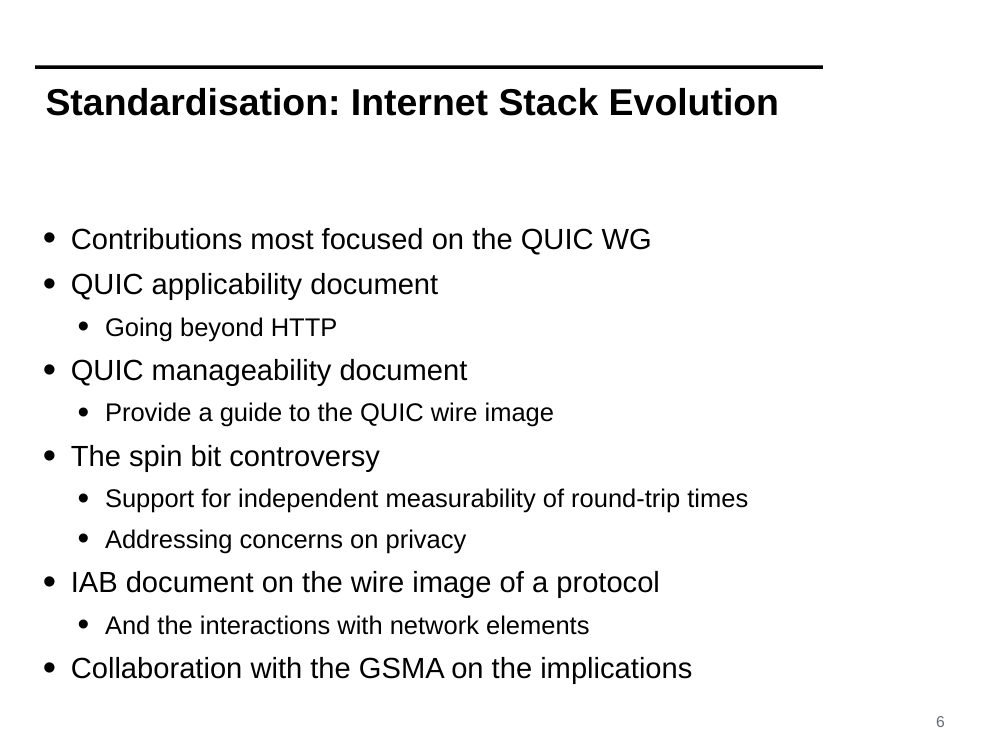
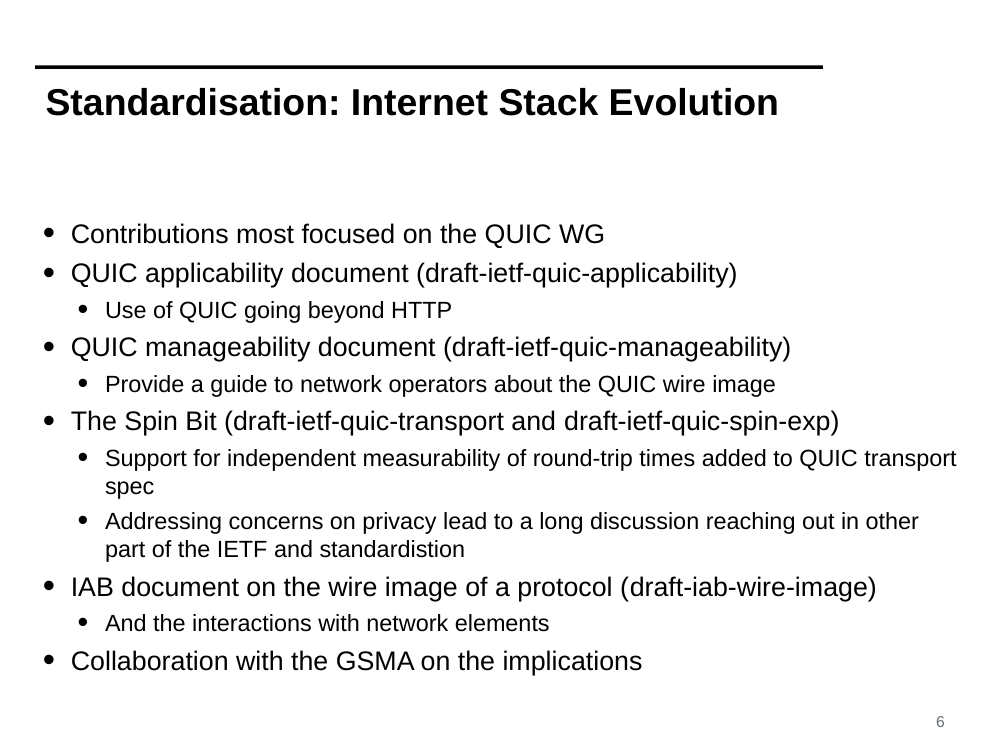
Before and after one commit to mami-project/roadshows, a slide deck: slide 6 of review3-brussels/WP4-ReviewFinal.pptx. Drawn at 1008x756 pixels with LibreOffice and Linux fonts; fonts in the diff are those of the drawing; background and template pictures are left out. Boxes give left, top, right and bottom in pixels: in the first picture for what was removed or moved away, otherwise in the second. Text is boxed around its words. In the diff, an @@ line names an element or a change of style, - is before the commit and + after.

Commit message:
wording edits by Mirja

```diff
--- a/review3-brussels/WP4-ReviewFinal.pptx
+++ b/review3-brussels/WP4-ReviewFinal.pptx
@@ text at [71, 223, 643, 675]: size 29.6 to 27.2 pt in "Contributions most focused on the QUIC WG", "Collaboration with the GSMA on the implications"; size 25.9 to 23.8 pt in "And the interactions with network elements"; line spacing 1.1 to 1 @@
@@ text at [71, 262, 956, 601]: text changed; size 25.9 to 23.8 pt @@
-• QUIC applicability document
-  • Going beyond HTTP
-• QUIC manageability document
-  • Provide a guide to the QUIC wire image
-• The spin bit controversy
-  • Support for independent measurability of round-trip times
-  • Addressing concerns on privacy
-• IAB document on the wire image of a protocol
+• QUIC applicability document (draft-ietf-quic-applicability)
+  • Use of QUIC going beyond HTTP
+• QUIC manageability document (draft-ietf-quic-manageability)
+  • Provide a guide to network operators about the QUIC wire image
+• The Spin Bit (draft-ietf-quic-transport and draft-ietf-quic-spin-exp)
+  • Support for independent measurability of round-trip times added to QUIC transport spec
+  • Addressing concerns on privacy lead to a long discussion reaching out in other part of the IETF and standardistion
+• IAB document on the wire image of a protocol (draft-iab-wire-image)
```
Also in this commit, not shown: 9 other slides changed.
